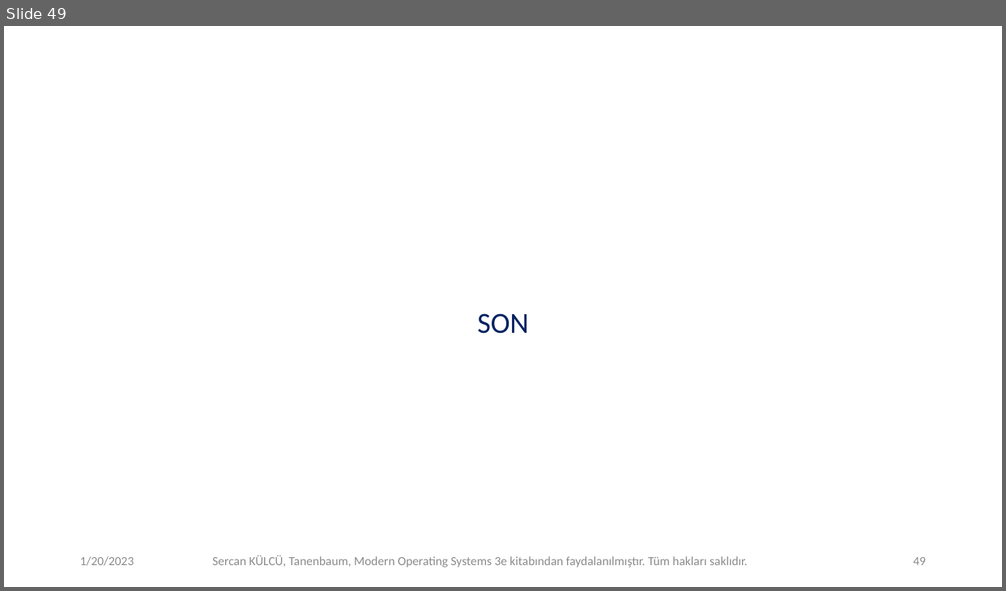
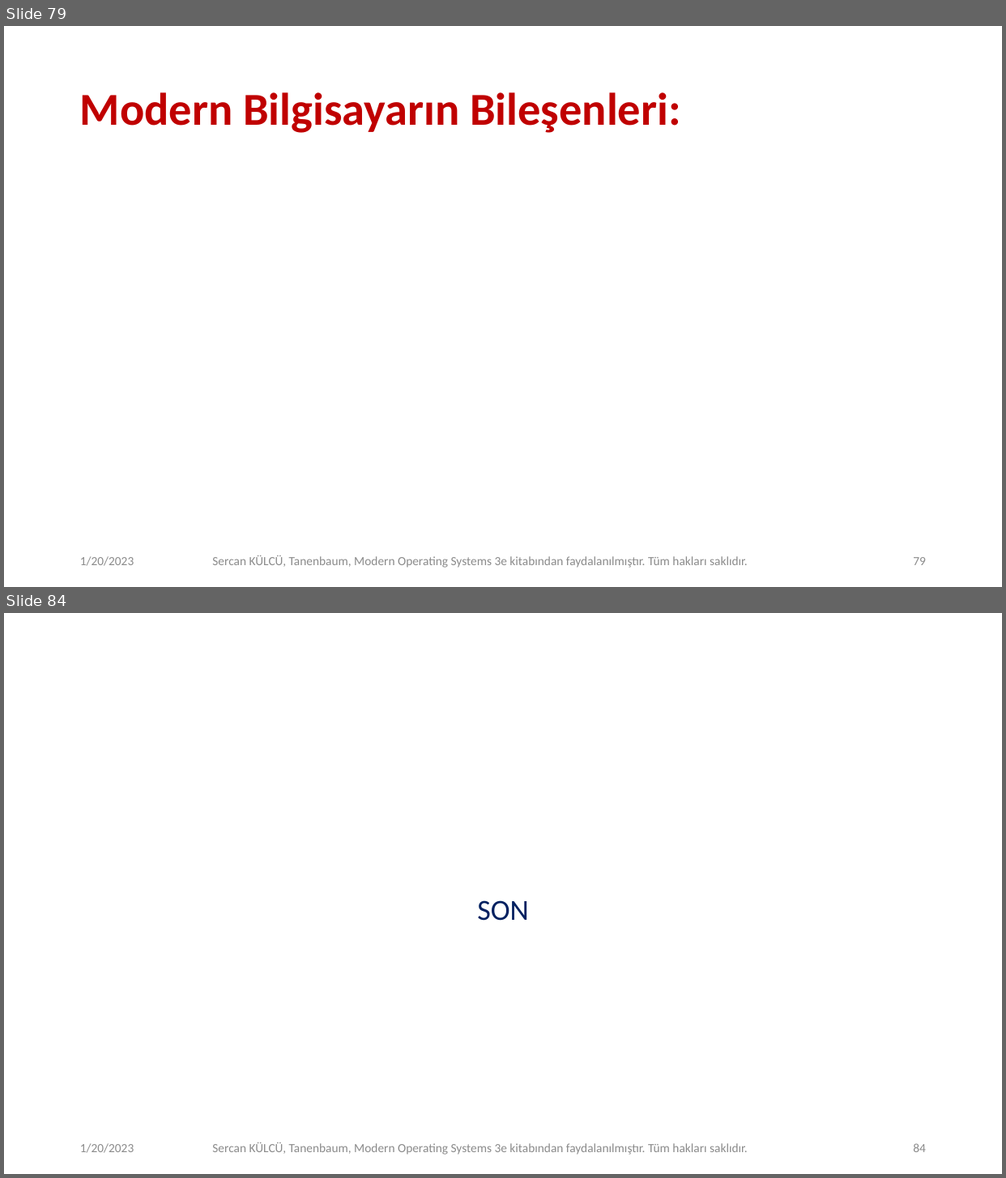
Before and after one commit to sercankulcu/sercankulcu.github.io, a slide deck: files/os/4_Bolum_4_Dosya.pptx. Shown one above the other, each under a label of ours: slide 49 before the commit, slides 79 and 84 after it; the slides between them are not shown. The pictures are 1006x591 and 1006x1178 pixels, drawn with LibreOffice and Linux fonts; fonts in the diff are those of the drawing. Boxes give left, top, right and bottom in pixels: in the first picture for what was removed or moved away, otherwise in the second. Text is boxed around its words. In the diff, an @@ line names an element or a change of style, - is before the commit and + after.

```diff
--- a/files/os/4_Bolum_4_Dosya.pptx
+++ b/files/os/4_Bolum_4_Dosya.pptx
@@ slide 79 added at box(4, 26, 1002, 587), background #FFFFFF @@
@@ title added at box(80, 92, 680, 133), 44 pt, text #C00000, bold @@
+Modern Bilgisayarın Bileşenleri:
@@ text added at box(80, 557, 134, 566), 12 pt, text #8C8C8C @@
+1/20/2023
@@ text added at box(212, 556, 748, 568), 12 pt, text #8C8C8C @@
+Sercan KÜLCÜ, Tanenbaum, Modern Operating Systems 3e kitabından faydalanılmıştır. Tüm hakları saklıdır.
@@ page number added at box(913, 557, 926, 565), 12 pt, text #8C8C8C @@
+79
@@ what was slide 49 is now slide 84 @@
@@ page number at box(913, 1144, 926, 1152): text changed @@
-49
+84
```
Also in this commit, not shown: 34 other slides added, 1 other file.
